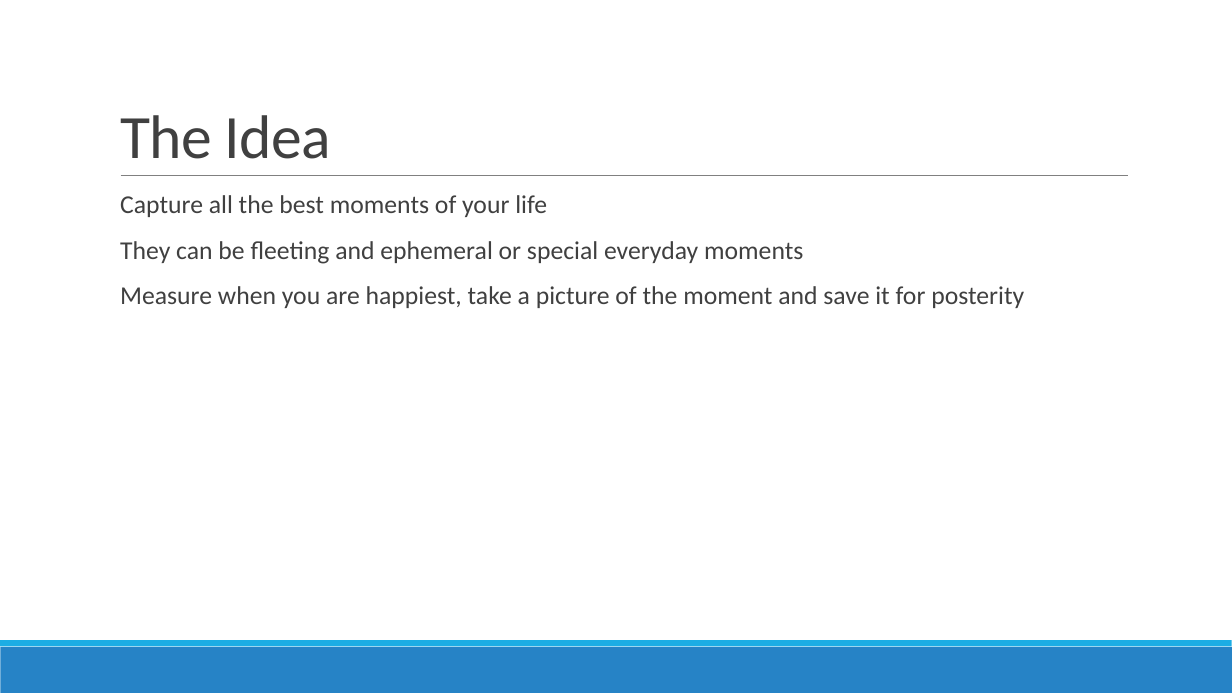
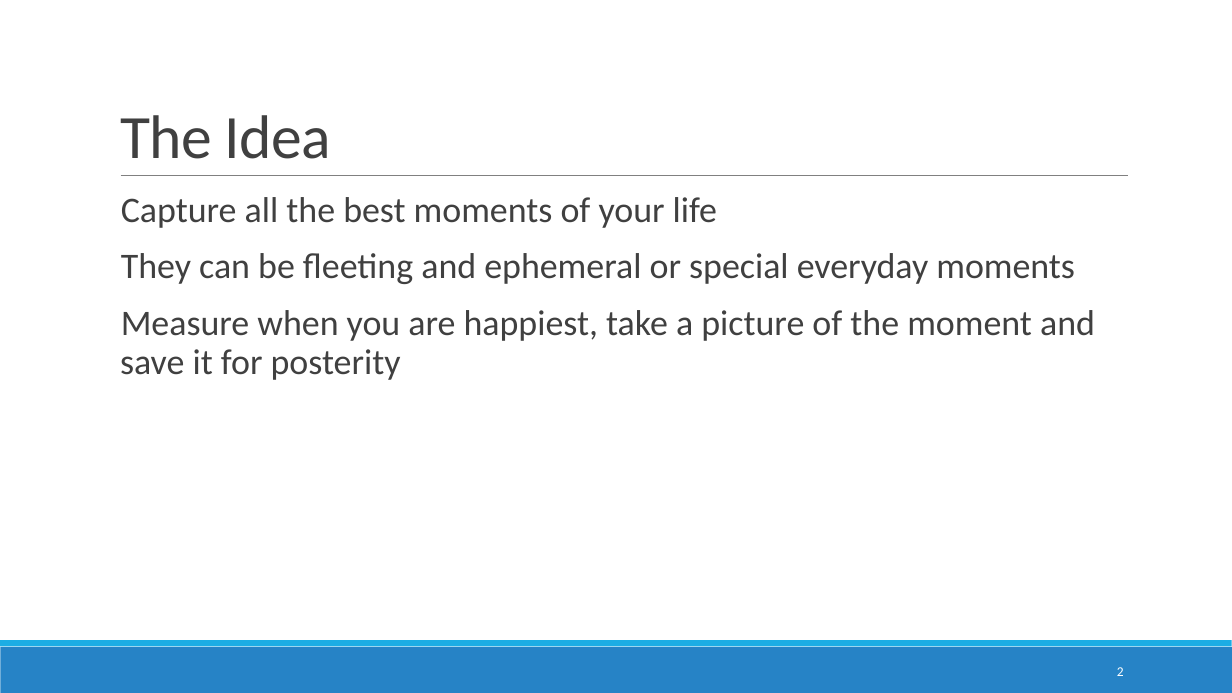
Before and after one commit to mariehuynh/joycast, a slide deck: slide 2 of JoyCast.pptx. Drawn at 1232x693 pixels with LibreOffice and Linux fonts; fonts in the diff are those of the drawing. Boxes give left, top, right and bottom in pixels: in the first picture for what was removed or moved away, otherwise in the second. Text is boxed around its words. In the diff, an @@ line names an element or a change of style, - is before the commit and + after.

```diff
--- a/JoyCast.pptx
+++ b/JoyCast.pptx
@@ text "Capture all the best moments ..." at (120,197,1095,380): size 20 to 28 pt @@
@@ page number added at (1117,667,1124,676), 10.5 pt, text #FFFFFF @@
+2
```
Also in this commit, not shown: 5 other slides changed, 1 slide added, 3 slides removed.
